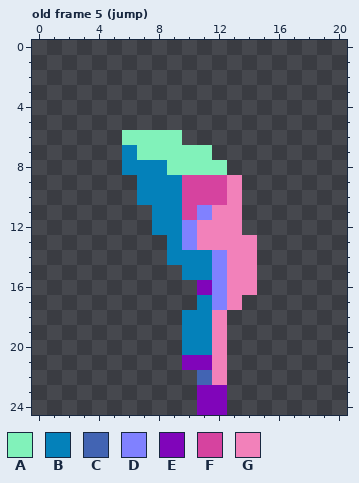
Pixel-art file: aseprite/gnome.aseprite. The picture above is the old version.
21x25 pixels, 23 frames. Shown: old frame 5 (jump). The commit also changed other frames, which this record leaves out.
Visible layers, top first: "normal-map", "smoke", "arms", "head/beard", "head/face", "head/head", "gnome".
Palette (. is transparent): A #81f2ba  B #0481ba  C #4264b3  D #8081ff  E #8005ba  F #d6439f  G #f281ba
Pixels before, old frame 5 (jump), first column x 6:
 6 AAAA.....
 7 BAAAAA...
 8 BBBAAAA..
 9 .BBBFFFG.
10 .BBBFFFG.
11 ..BBFDGG.
12 ..BBDGGG.
13 ...BDGGGG
14 ...BBBDGG
15 ....BBDGG
16 .....EDGG
17 .....BDG.
18 ....BBG..
19 ....BBG..
20 ....BBG..
21 ....EEG..
22 .....CG..
23 .....EE..
24 .....EE..
The result:
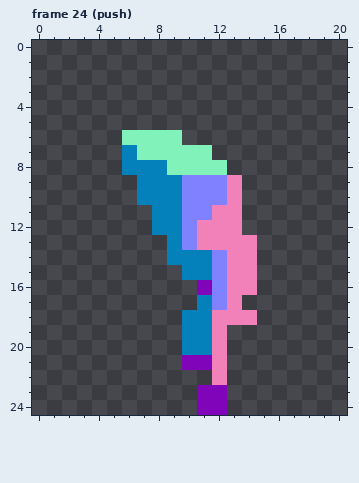
A new or re-ordered frame is compared with the old frame closest to it.
Change:
frames 23 -> 25
layer "gnome" now hidden
layer "head/head" now hidden
Changed rows in their new state; - is an unchanged pixel.
Frame 24 (push) is new; against old frame 5 (jump):
first column x 10:
 9 DDD
10 DDD
11 D--
first column x 13:
18 GG
first column x 11:
22 .
Where, in picture pixels (left, top, right, bottom), the same in both pictures:
changed: (182, 175, 227, 220)
changed: (197, 310, 257, 385)
